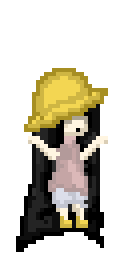
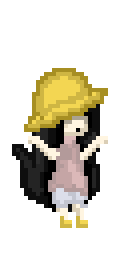
Layer changes from the first 128x256 image to the second:
painted on "Hair" over [12, 144, 104, 252]
